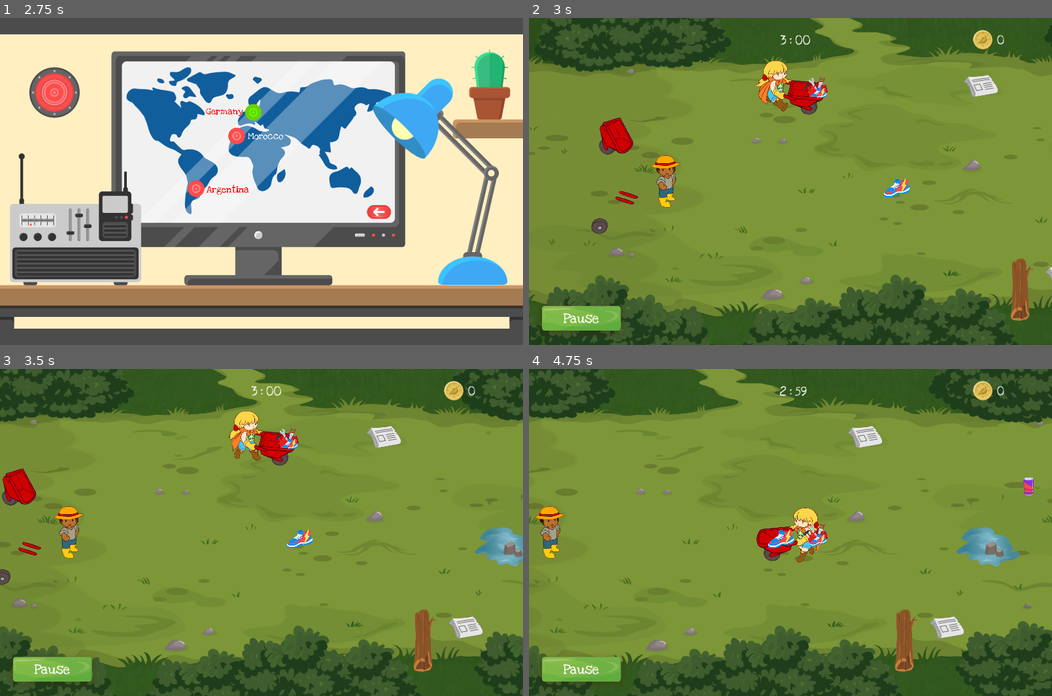
Above: before the commit, frames 1-4 (two rows, left to right).
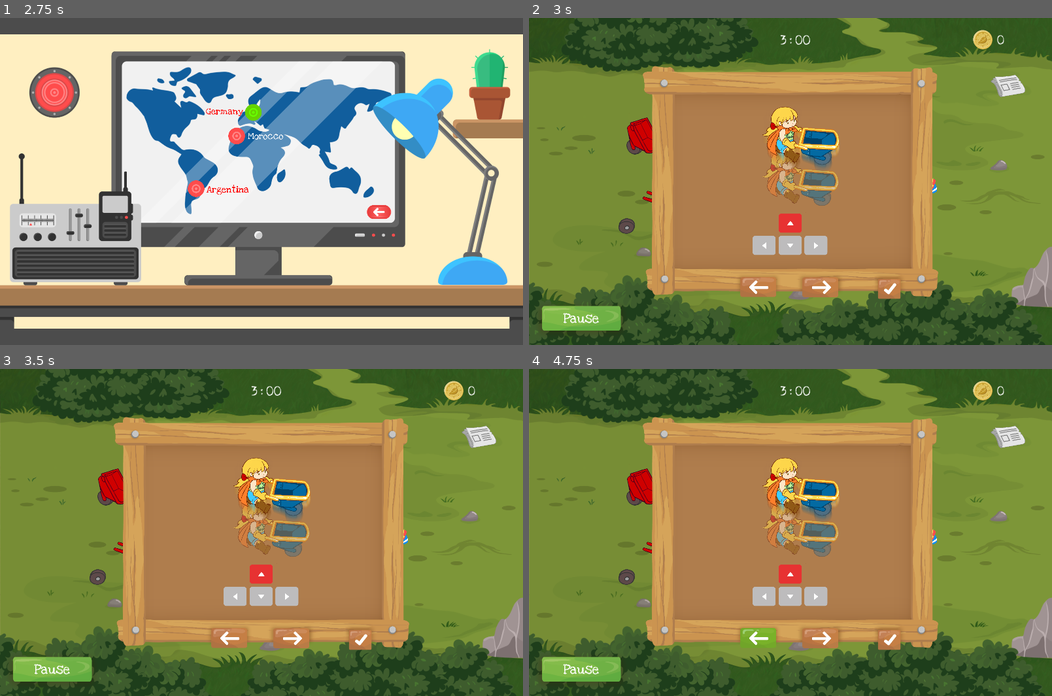
Above: after the commit, the same moments.

Repository: siconline/EcoChampion_Godot
Game: Godot game, scene res://Main.tscn
Two runs of this game, one before a commit and one after it. Both use one fixed random seed, a clock stepped at 60 frames per second and the inputs below.
Inputs (mouse positions are in pixels of both pictures, inside the frame that each line leads up to):
- Up to frame 1 (2.75 s): click "Score" at 0.5 s; click "Level Menu" at 1.25 s; click "Garbage Patrol" at 2 s
- Up to frame 2 (3 s): click "Germany" at 2.75 s
- Up to frame 3 (3.5 s): no input
- Up to frame 4 (4.75 s): click (821, 633) at 3.52 s; click (759, 633) at 4.27 s

Frame 1 is identical in both runs. In frame 2, 52% of the frame differs, in the area x 0-100%, y 0-100%; in frame 3, 56%; in frame 4, 57%.

Commit message:
added tutorial

Diff:
--- a/Main.gd
+++ b/Main.gd
@@ -3,8 +3,6 @@
 onready var menu = $Menu
 onready var miniGame01 = $MiniGame01
 onready var obstacles = $MiniGame01/Obstacles
-onready var player = $MiniGame01/Player
-onready var clock = $MiniGame01/Player/Node2D/Hud/Clock/Clock_Timer
 
 func _ready():
 	miniGame01.camera.current = false
@@ -24,6 +22,4 @@
 		miniGame01.localisation = index
 		miniGame01.camera.current = true
 		obstacles.setValue = true
-		player.speed = player.maxSpeed
-		player.animPlayer.stop(true)
-		clock.start()
+		miniGame01.checkLevelPressedButton = true
--- a/MiniGame01/Hud/Hud.tscn
+++ b/MiniGame01/Hud/Hud.tscn
@@ -8,6 +8,7 @@
 [ext_resource path="res://MiniGame01/Hud/Textures/Menu/pause_rahmen_holz.png" type="Texture" id=6]
 [ext_resource path="res://MiniGame01/Hud/Clock.gd" type="Script" id=7]
 [ext_resource path="res://MiniGame01/Hud/Textures/Coins/ecocoin_1.png" type="Texture" id=8]
+[ext_resource path="res://MiniGame01/Hud/tutorial.tscn" type="PackedScene" id=9]
 
 [sub_resource type="DynamicFont" id=1]
 
@@ -258,6 +259,7 @@
 
 [node name="Clock" type="Node2D" parent="." index="3"]
 
+editor/display_folded = true
 position = Vector2( 0, -549 )
 script = ExtResource( 7 )
 _sections_unfolded = [ "Transform" ]
@@ -367,6 +369,8 @@
 texture = ExtResource( 8 )
 _sections_unfolded = [ "Transform" ]
 
+[node name="tutorial" parent="." index="6" instance=ExtResource( 9 )]
+
 [connection signal="pressed" from="Button_Pause" to="." method="_on_Button_Pause_pressed"]
 
 [connection signal="pressed" from="Pausemenu/Button_Continue" to="." method="_on_Button_Continue_pressed"]
--- /dev/null
+++ b/MiniGame01/Hud/tutorial.gd
@@ -0,0 +1,48 @@
+extends Node
+
+onready var player = get_node("../../../../Player")
+onready var clock = get_node("../../../../Player/Node2D/Hud/Clock/Clock_Timer")
+onready var tutorial = get_node("../tutorial")
+
+
+
+var index = 0
+
+func _ready():
+	pass
+
+func _process(delta):
+
+	_changeBackground(index)
+#######################
+#CHANGE THE BACKGROUND#
+#######################
+func _changeBackground(index):
+	############################################
+	#AT BEGIN SET ALL BACKGROUNDS VISIBLE FALSE#
+	############################################
+	for i in range(1, 6):
+		var obj = str('backgrounds/background', i)
+		get_node(obj).visible = false
+	##########################################
+	#SET THE BACKGROUND VISIBLE TRUE BY INDEX#
+	##########################################
+	var obj = str('backgrounds/background', index+1)
+	get_node(obj).visible = true
+##############################
+#CONTROLL INDEX ID BY BUTTONS#
+##############################
+func _on_button_forward_pressed():
+	if index < 4:
+		index += 1
+func _on_button_backward_pressed():
+	if index > 0:
+		index -= 1
+
+func _on_button_continue_pressed():
+	get_tree().set_pause(false)
+	player.speed = player.maxSpeed
+	player.animPlayer.stop(true)
+	clock.start()
+	tutorial.visible = false
+	player.playerControll = true
--- /dev/null
+++ b/MiniGame01/Hud/tutorial.tscn
@@ -0,0 +1,181 @@
+[gd_scene load_steps=15 format=2]
+
+[ext_resource path="res://MiniGame01/Hud/tutorial.gd" type="Script" id=1]
+[ext_resource path="res://MiniGame01/Textures/Backgrounds/Argentina/BackgroundEnd_a.png" type="Texture" id=2]
+[ext_resource path="res://MiniGame01/Hud/Textures/Menu/T_TutorialFrame_1.png" type="Texture" id=3]
+[ext_resource path="res://MiniGame01/Hud/Textures/Tutorial_Backgrounds/T_Tutorial_Page1.png" type="Texture" id=4]
+[ext_resource path="res://MiniGame01/Hud/Textures/Tutorial_Backgrounds/T_Tutorial_Page2.png" type="Texture" id=5]
+[ext_resource path="res://MiniGame01/Hud/Textures/Tutorial_Backgrounds/T_Tutorial_Page3.png" type="Texture" id=6]
+[ext_resource path="res://MiniGame01/Hud/Textures/Tutorial_Backgrounds/T_Tutorial_Page4.png" type="Texture" id=7]
+[ext_resource path="res://MiniGame01/Hud/Textures/Tutorial_Backgrounds/T_Tutorial_Page5.png" type="Texture" id=8]
+[ext_resource path="res://MiniGame01/Hud/Textures/Button/button_hacken_1.png" type="Texture" id=9]
+[ext_resource path="res://MiniGame01/Hud/Textures/Button/button_hacken_2.png" type="Texture" id=10]
+[ext_resource path="res://MiniGame01/Hud/Textures/Button/button_weiter_1.png" type="Texture" id=11]
+[ext_resource path="res://MiniGame01/Hud/Textures/Button/button _weiter_2.png" type="Texture" id=12]
+[ext_resource path="res://MiniGame01/Hud/Textures/Button/button_zuruck..png" type="Texture" id=13]
+[ext_resource path="res://MiniGame01/Hud/Textures/Button/button_zuruck_gruen.png" type="Texture" id=14]
+
+[node name="tutorial" type="Control"]
+
+anchor_left = 0.0
+anchor_top = 0.0
+anchor_right = 0.0
+anchor_bottom = 0.0
+rect_pivot_offset = Vector2( 0, 0 )
+rect_clip_content = false
+mouse_filter = 0
+mouse_default_cursor_shape = 0
+size_flags_horizontal = 1
+size_flags_vertical = 1
+script = ExtResource( 1 )
+_sections_unfolded = [ "Visibility" ]
+
+[node name="Camera2D" type="Camera2D" parent="." index="0"]
+
+visible = false
+anchor_mode = 1
+rotating = false
+current = false
+zoom = Vector2( 1, 1 )
+limit_left = -10000000
+limit_top = -10000000
+limit_right = 10000000
+limit_bottom = 10000000
+limit_smoothed = false
+drag_margin_h_enabled = true
+drag_margin_v_enabled = true
+smoothing_enabled = false
+smoothing_speed = 5.0
+offset_v = 0.0
+offset_h = 0.0
+drag_margin_left = 0.2
+drag_margin_top = 0.2
+drag_margin_right = 0.2
+drag_margin_bottom = 0.2
+editor_draw_screen = true
+editor_draw_limits = false
+editor_draw_drag_margin = false
+
+[node name="testWindowSize" type="Sprite" parent="." index="1"]
+
+visible = false
+texture = ExtResource( 2 )
+
+[node name="backgrounds" type="Sprite" parent="." index="2"]
+
+editor/display_folded = true
+scale = Vector2( 0.25, 0.25 )
+texture = ExtResource( 3 )
+_sections_unfolded = [ "Transform" ]
+
+[node name="background1" type="Sprite" parent="backgrounds" index="0"]
+
+visible = false
+texture = ExtResource( 4 )
+_sections_unfolded = [ "Visibility" ]
+
+[node name="background2" type="Sprite" parent="backgrounds" index="1"]
+
+visible = false
+texture = ExtResource( 5 )
+
+[node name="background3" type="Sprite" parent="backgrounds" index="2"]
+
+visible = false
+texture = ExtResource( 6 )
+
+[node name="background4" type="Sprite" parent="backgrounds" index="3"]
+
+visible = false
+texture = ExtResource( 7 )
+
+[node name="background5" type="Sprite" parent="backgrounds" index="4"]
+
+visible = false
+texture = ExtResource( 8 )
+
+[node name="button_continue" type="TextureButton" parent="." index="3"]
+
+anchor_left = 0.0
+anchor_top = 0.0
+anchor_right = 0.0
+anchor_bottom = 0.0
+margin_left = 275.0
+margin_top = 312.0
+margin_right = 959.0
+margin_bottom = 838.0
+rect_scale = Vector2( 0.25, 0.25 )
+rect_pivot_offset = Vector2( 0, 0 )
+rect_clip_content = false
+focus_mode = 2
+mouse_filter = 0
+mouse_default_cursor_shape = 0
+size_flags_horizontal = 1
+size_flags_vertical = 1
+toggle_mode = false
+enabled_focus_mode = 2
+shortcut = null
+group = null
+texture_normal = ExtResource( 9 )
+texture_pressed = ExtResource( 10 )
+texture_hover = ExtResource( 10 )
+_sections_unfolded = [ "Rect" ]
+
+[node name="button_forward" type="TextureButton" parent="." index="4"]
+
+anchor_left = 0.0
+anchor_top = 0.0
+anchor_right = 0.0
+anchor_bottom = 0.0
+margin_top = 312.0
+margin_right = 880.0
+margin_bottom = 838.0
+rect_scale = Vector2( 0.25, 0.25 )
+rect_pivot_offset = Vector2( 0, 0 )
+rect_clip_content = false
+focus_mode = 2
+mouse_filter = 0
+mouse_default_cursor_shape = 0
+size_flags_horizontal = 1
+size_flags_vertical = 1
+toggle_mode = false
+enabled_focus_mode = 2
+shortcut = null
+group = null
+texture_normal = ExtResource( 11 )
+texture_pressed = ExtResource( 12 )
+texture_hover = ExtResource( 12 )
+_sections_unfolded = [ "Rect", "Textures" ]
+
+[node name="button_backward" type="TextureButton" parent="." index="5"]
+
+anchor_left = 0.0
+anchor_top = 0.0
+anchor_right = 0.0
+anchor_bottom = 0.0
+margin_left = -225.0
+margin_top = 312.0
+margin_right = 626.0
+margin_bottom = 838.0
+rect_scale = Vector2( 0.25, 0.25 )
+rect_pivot_offset = Vector2( 0, 0 )
+rect_clip_content = false
+focus_mode = 2
+mouse_filter = 0
+mouse_default_cursor_shape = 0
+size_flags_horizontal = 1
+size_flags_vertical = 1
+toggle_mode = false
+enabled_focus_mode = 2
+shortcut = null
+group = null
+texture_normal = ExtResource( 13 )
+texture_pressed = ExtResource( 14 )
+texture_hover = ExtResource( 14 )
+_sections_unfolded = [ "Rect", "Textures" ]
+
+[connection signal="pressed" from="button_continue" to="." method="_on_button_continue_pressed"]
+
+[connection signal="pressed" from="button_forward" to="." method="_on_button_forward_pressed"]
+
+[connection signal="pressed" from="button_backward" to="." method="_on_button_backward_pressed"]
--- a/MiniGame01/MiniGame01.gd
+++ b/MiniGame01/MiniGame01.gd
@@ -6,9 +6,9 @@
 onready var camera = $Player/Camera2D
 onready var hud = $Player/Node2D/Hud
 
+var checkLevelPressedButton = false
+
 func _ready():
-	# Called when the node is added to the scene for the first time.
-	# Initialization here
 	pass
 
 # check localisation index of countries an load Theme
@@ -16,12 +16,15 @@
 	_hudControll()
 
 	# load the current theme by index
-	if localisation == 0:
-		grounds.loadGermany()
-	elif localisation == 1:
-		grounds.loadMorocco()
-	elif localisation == 2:
-		grounds.loadArgentina()
+	if checkLevelPressedButton == true:
+		if localisation == 0:
+			grounds.loadGermany()
+		elif localisation == 1:
+			grounds.loadMorocco()
+		elif localisation == 2:
+			grounds.loadArgentina()
+		get_tree().set_pause(true)
+		checkLevelPressedButton = false
 
 
 #------Own Methods------#
--- a/MiniGame01/MiniGame01.tscn
+++ b/MiniGame01/MiniGame01.tscn
@@ -203,7 +203,7 @@
 "values": [ Color( 1, 1, 1, 1 ), Color( 1, 1, 1, 1 ), Color( 1, 1, 1, 0 ), Color( 1, 1, 1, 1 ), Color( 1, 1, 1, 0 ), Color( 1, 1, 1, 1 ), Color( 1, 1, 1, 0 ), Color( 1, 1, 1, 1 ), Color( 1, 1, 1, 0 ), Color( 1, 1, 1, 1 ) ]
 }
 
-[node name="MiniGame01" type="Node2D"]
+[node name="MiniGame01" type="Node2D" index="0"]
 
 script = ExtResource( 1 )
 _sections_unfolded = [ "Pause" ]
@@ -320,6 +320,7 @@
 
 [node name="PickUps" type="Node2D" parent="." index="2"]
 
+editor/display_folded = true
 z_index = -2
 script = ExtResource( 8 )
 _sections_unfolded = [ "Transform", "Z Index" ]
--- a/MiniGame01/Player/Player.gd
+++ b/MiniGame01/Player/Player.gd
@@ -28,7 +28,7 @@
 onready var paperWasteSprite = get_node("../Facilities/Paper/WasteAnim")
 onready var metalWasteSprite = get_node("../Facilities/Metal/WasteAnim")
 
-
+var playerControll = false
 
 
 func _ready():
@@ -36,102 +36,76 @@
 
 
 func _physics_process(delta):
-	if speed == maxSpeed || speed == -maxSpeed || speed == slowSpeed || speed == -slowSpeed:
-		if animPlayer.get_current_animation() == "Run":
-			pass
-			#print('is playing run')
-		else:
-			animPlayer.play("Run")
-			#print('run')
-			#pass
-	elif speed == 100 || speed == -100:
-		if animPlayer.get_current_animation() == "Idle":
-			pass
-		else:
-			animPlayer.play("Idle")
-	movement = Vector2(speed, 0)
-	#RIGHT INPUT
-	if Input.is_action_just_pressed("ui_mouse"):
-		if get_global_mouse_position().x > (position.x + 100):
+	if playerControll == true:
+		if speed == maxSpeed || speed == -maxSpeed || speed == slowSpeed || speed == -slowSpeed:
+			if animPlayer.get_current_animation() == "Run":
+				pass
+				#print('is playing run')
+			else:
+				animPlayer.play("Run")
+				#print('run')
+				#pass
+		elif speed == 100 || speed == -100:
+			if animPlayer.get_current_animation() == "Idle":
+				pass
+			else:
+				animPlayer.play("Idle")
+		movement = Vector2(speed, 0)
+		#RIGHT INPUT
+		if Input.is_action_just_pressed("ui_mouse"):
+			if get_global_mouse_position().x > (position.x + 100):
+				#M001
+				methods.pressedMouseForDirection(false, true)
+		if Input.is_action_just_pressed("ui_right"):
 			#M001
 			methods.pressedMouseForDirection(false, true)
-	if Input.is_action_just_pressed("ui_right"):
-		#M001
-		methods.pressedMouseForDirection(false, true)
-	#LEFT INPUT
-	if Input.is_action_just_pressed("ui_mouse"):
-		if get_global_mouse_position().x < (position.x - 100):
+		#LEFT INPUT
+		if Input.is_action_just_pressed("ui_mouse"):
+			if get_global_mouse_position().x < (position.x - 100):
+				#M001
+				methods.pressedMouseForDirection(true, false)
+		if Input.is_action_just_pressed("ui_left"):
 			#M001
 			methods.pressedMouseForDirection(true, false)
-	if Input.is_action_just_pressed("ui_left"):
-		#M001
-		methods.pressedMouseForDirection(true, false)
 
-	if Input.is_action_just_pressed("ui_up"):
-		if position.y > -175*2:
-			position.y -= 175
-	if Input.is_action_just_pressed("ui_mouse"):
-		if get_global_mouse_position().y < (position.y - 100):
+		if Input.is_action_just_pressed("ui_up"):
 			if position.y > -175*2:
 				position.y -= 175
-	elif Input.is_action_just_pressed("ui_down"):
-		if position.y < 175*2:
-			position.y += 175
-	if Input.is_action_just_pressed("ui_mouse"):
-		if get_global_mouse_position().y > (position.y + 100):
+		if Input.is_action_just_pressed("ui_mouse"):
+			if get_global_mouse_position().y < (position.y - 100):
+				if position.y > -175*2:
+					position.y -= 175
+		elif Input.is_action_just_pressed("ui_down"):
 			if position.y < 175*2:
 				position.y += 175
-	elif Input.is_action_just_released("ui_up") || Input.is_action_just_released("ui_down"):
-		#movement = Vector2(0, 0)
-		#animPlayer.play("Idle")
-		pass
-	elif Input.is_action_just_released("ui_left"):
-		if sprite.flip_h == true:
-			# reset the position Pickups on barrow
-			posPickUps = 20
-	elif Input.is_action_just_released("ui_right"):
-		if sprite.flip_h == false:
-			# reset the position Pickups on barrow
-			posPickUps = -20
-	elif Input.is_action_just_pressed("ui_cancel"):
-		hud.pausemenu.visible = true
-		get_tree().set_pause(true)
-		clock.set_paused(true)
+		if Input.is_action_just_pressed("ui_mouse"):
+			if get_global_mouse_position().y > (position.y + 100):
+				if position.y < 175*2:
+					position.y += 175
+		elif Input.is_action_just_released("ui_up") || Input.is_action_just_released("ui_down"):
+			#movement = Vector2(0, 0)
+			#animPlayer.play("Idle")
+			pass
+		elif Input.is_action_just_released("ui_left"):
+			if sprite.flip_h == true:
+				# reset the position Pickups on barrow
+				posPickUps = 20
+		elif Input.is_action_just_released("ui_right"):
+			if sprite.flip_h == false:
+				# reset the position Pickups on barrow
+				posPickUps = -20
+		elif Input.is_action_just_pressed("ui_cancel"):
+			hud.pausemenu.visible = true
+			get_tree().set_pause(true)
+			clock.set_paused(true)
 
-	var collision_info = move_and_collide(movement * delta)
+		var collision_info = move_and_collide(movement * delta)
 
-	#----Check Collision on Facilities----#
-	if collision_info:
-		#M004
-		methods.stopRunAndSetSpeed()
-		if Input.is_action_just_pressed("ui_accept"):
-			if plasticPlayer.is_playing():
-				plasticWasteSprite.visible = true
-			else:
-				plasticWasteSprite.visible = false
-				if collision_info.collider.name == "Plastic":
-					if position.y == -350:
-						#M003
-						methods.collideObstacleDamage(0, collision_info.collider.name)
-			if paperPlayer.is_playing():
-				paperWasteSprite.visible = true
-			else:
-				paperWasteSprite.visible = false
-				if collision_info.collider.name == "Paper":
-					if position.y == 0:
-						#M003
-						methods.collideObstacleDamage(1, collision_info.collider.name)
-			if metalPlayer.is_playing():
-				metalWasteSprite.visible = true
-			else:
-				metalWasteSprite.visible = false
-				if collision_info.collider.name == "Metal":
-					if position.y == 350:
-						#M003
-						methods.collideObstacleDamage(2, collision_info.collider.name)
-		#Mouse INPUT
-		if Input.is_action_just_pressed("ui_mouse"):
-			if get_global_mouse_position().x > (position.x + 150):
+		#----Check Collision on Facilities----#
+		if collision_info:
+			#M004
+			methods.stopRunAndSetSpeed()
+			if Input.is_action_just_pressed("ui_accept"):
 				if plasticPlayer.is_playing():
 					plasticWasteSprite.visible = true
 				else:
@@ -156,3 +130,30 @@
 						if position.y == 350:
 							#M003
 							methods.collideObstacleDamage(2, collision_info.collider.name)
+			#Mouse INPUT
+			if Input.is_action_just_pressed("ui_mouse"):
+				if get_global_mouse_position().x > (position.x + 150):
+					if plasticPlayer.is_playing():
+						plasticWasteSprite.visible = true
+					else:
+						plasticWasteSprite.visible = false
+						if collision_info.collider.name == "Plastic":
+							if position.y == -350:
+								#M003
+								methods.collideObstacleDamage(0, collision_info.collider.name)
+					if paperPlayer.is_playing():
+						paperWasteSprite.visible = true
+					else:
+						paperWasteSprite.visible = false
+						if collision_info.collider.name == "Paper":
+							if position.y == 0:
+								#M003
+								methods.collideObstacleDamage(1, collision_info.collider.name)
+					if metalPlayer.is_playing():
+						metalWasteSprite.visible = true
+					else:
+						metalWasteSprite.visible = false
+						if collision_info.collider.name == "Metal":
+							if position.y == 350:
+								#M003
+								methods.collideObstacleDamage(2, collision_info.collider.name)
--- a/MiniGame01/Player/Player.tscn
+++ b/MiniGame01/Player/Player.tscn
@@ -16,7 +16,7 @@
 custom_solver_bias = 0.0
 extents = Vector2( 75.4472, 54.8973 )
 
-[node name="Player" type="KinematicBody2D" index="0"]
+[node name="Player" type="KinematicBody2D"]
 
 z_index = -2
 input_pickable = false
@@ -77,6 +77,7 @@
 
 [node name="PickUps" type="Node2D" parent="." index="4"]
 
+editor/display_folded = true
 _sections_unfolded = [ "Transform", "Visibility", "Z Index" ]
 
 [node name="PickUp1" type="Sprite" parent="PickUps" index="0"]
Not shown: 1 places in MiniGame01/Hud/Hud.tscn that only renumber resources
Binary file added: MiniGame01/Hud/Textures/Button/button _weiter_2.png
Not shown, added: MiniGame01/Hud/Textures/Button/button _weiter_2.png.import
Binary file added: MiniGame01/Hud/Textures/Button/button_hacken_1.png
Not shown, added: MiniGame01/Hud/Textures/Button/button_hacken_1.png.import
Binary file added: MiniGame01/Hud/Textures/Button/button_hacken_2.png
Not shown, added: MiniGame01/Hud/Textures/Button/button_hacken_2.png.import
Binary file added: MiniGame01/Hud/Textures/Button/button_weiter_1.png
Not shown, added: MiniGame01/Hud/Textures/Button/button_weiter_1.png.import
Binary file added: MiniGame01/Hud/Textures/Button/button_zuruck..png
Not shown, added: MiniGame01/Hud/Textures/Button/button_zuruck..png.import
Binary file added: MiniGame01/Hud/Textures/Button/button_zuruck_gruen.png
(and 13 more such lines)
